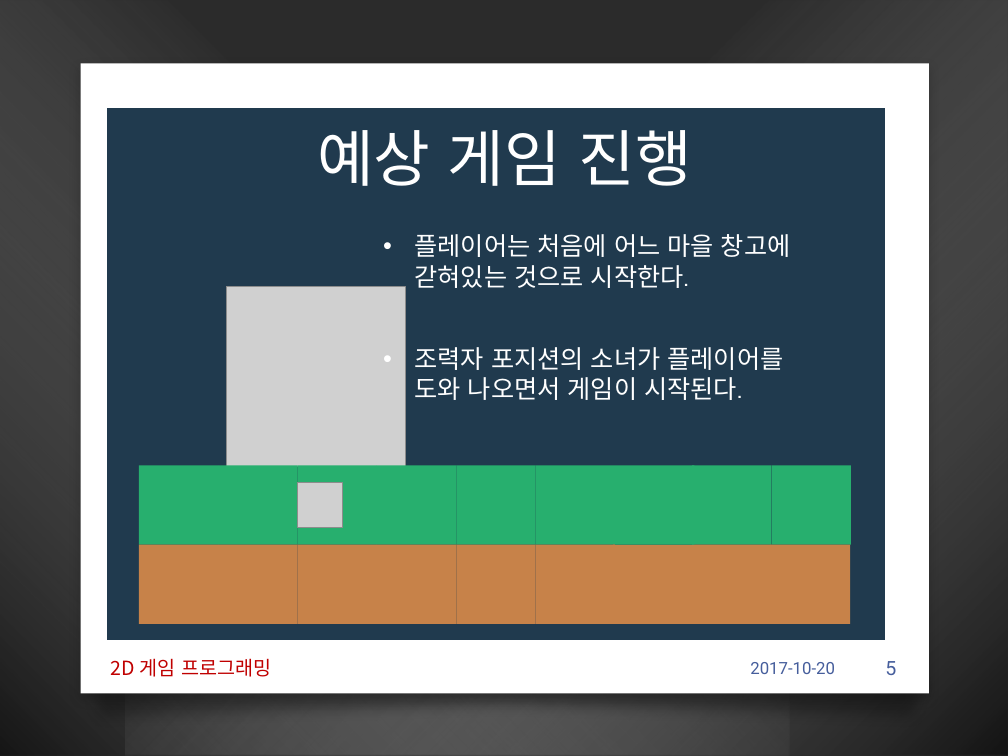
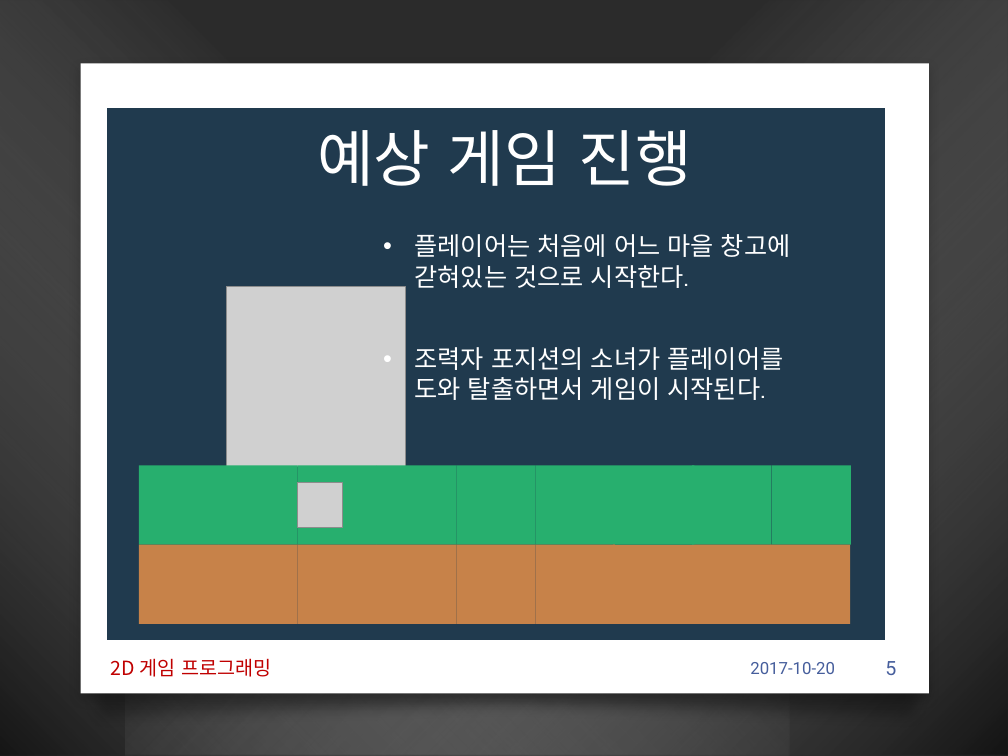
Before and after one commit to iconstudio/2017-Platformer, a slide deck: slide 5 of slides/2016180042_진윤성_2DGP_1차발표.pptx. Drawn at 1008x756 pixels with LibreOffice and Linux fonts; fonts in the diff are those of the drawing; grey boxes stand for pictures; background and template pictures are left out; a plain dark background stands for a picture behind light text. Boxes give left, top, right and bottom in pixels: in the first picture for what was removed or moved away, otherwise in the second. Text is boxed around its words. In the diff, an @@ line names an element or a change of style, - is before the commit and + after.

```diff
--- a/slides/2016180042_진윤성_2DGP_1차발표.pptx
+++ b/slides/2016180042_진윤성_2DGP_1차발표.pptx
@@ text at <box>415,347,784,400</box>: text changed @@
-• 조력자 포지션의 소녀가 플레이어를 도와 나오면서 게임이 시작된다.
+• 조력자 포지션의 소녀가 플레이어를 도와 탈출하면서 게임이 시작된다.
```
Also in this commit, not shown: 4 other slides changed.
